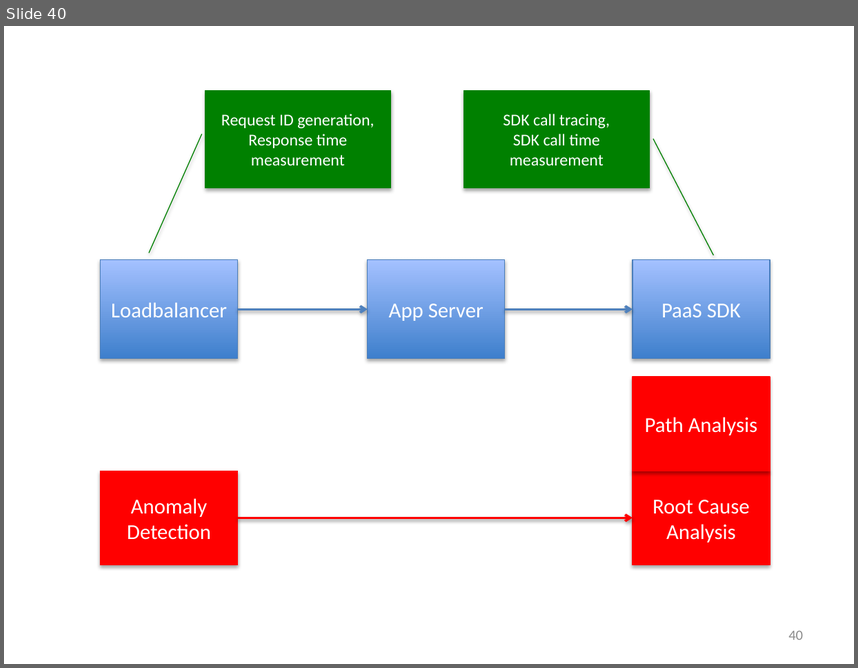
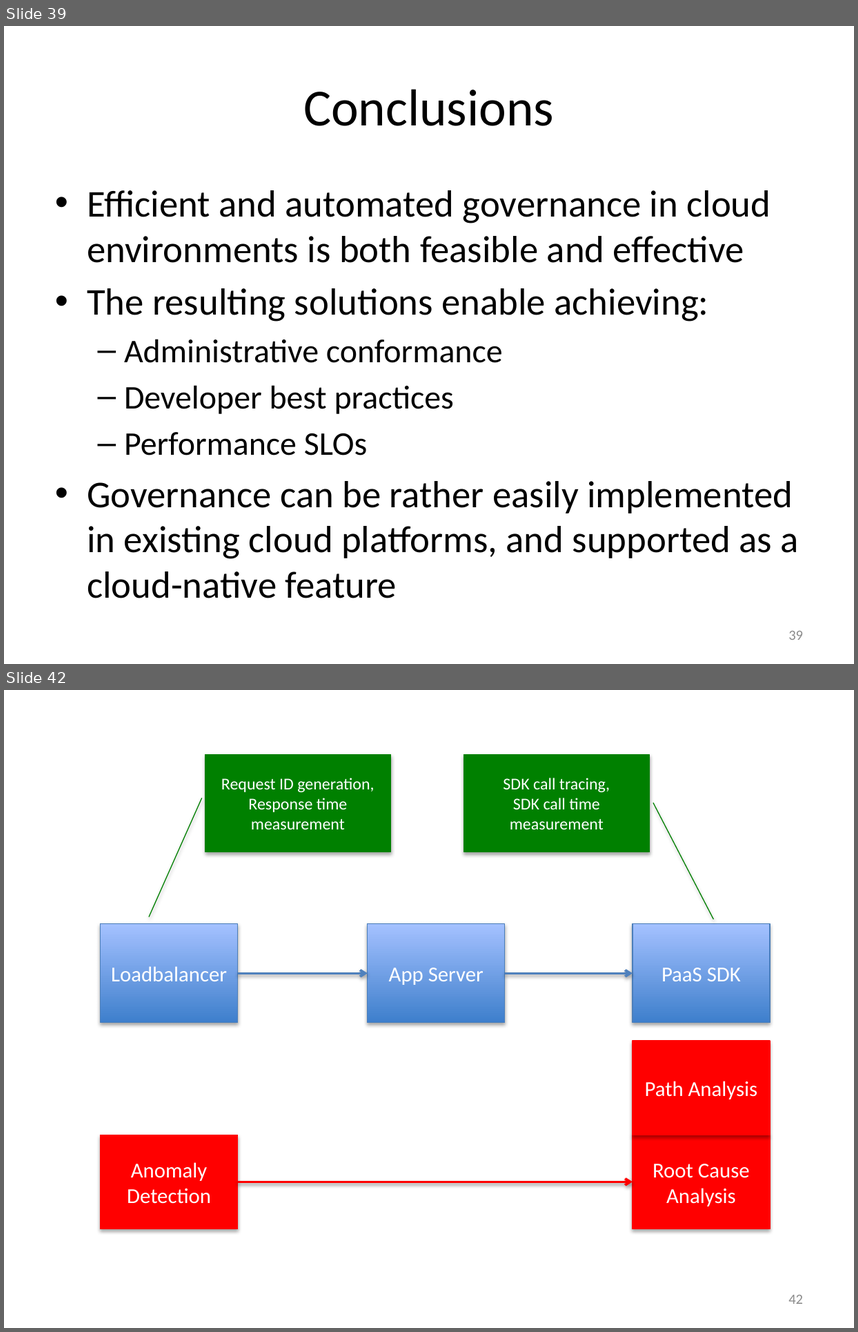
Before and after one commit to Dithn/eager-appscale, a slide deck: Eager/paper/dissertation/dissertation.pptx. Shown one above the other, each under a label of ours: slide 40 before the commit, slides 39 and 42 after it; the slides between them are not shown. The pictures are 858x668 and 858x1332 pixels, drawn with LibreOffice and Linux fonts; fonts in the diff are those of the drawing. Boxes give left, top, right and bottom in pixels: in the first picture for what was removed or moved away, otherwise in the second. Text is boxed around its words. In the diff, an @@ line names an element or a change of style, - is before the commit and + after.

```diff
--- a/Eager/paper/dissertation/dissertation.pptx
+++ b/Eager/paper/dissertation/dissertation.pptx
@@ slide 39 added at bbox=[4, 26, 854, 664], background #FFFFFF @@
@@ title added at bbox=[303, 89, 554, 126], 44 pt, text #000000 @@
+Conclusions
@@ text added at bbox=[87, 190, 799, 598], 32 pt, text #000000 @@
+• Efficient and automated governance in cloud environments is both feasible and effective
+• The resulting solutions enable achieving:
+  – Administrative conformance
+  – Developer best practices
+  – Performance SLOs
+• Governance can be rather easily implemented in existing cloud platforms, and supported as a cloud-native feature
@@ page number added at bbox=[789, 630, 803, 639], 12 pt, text #8C8C8C @@
+39
@@ what was slide 40 is now slide 42 @@
@@ page number at bbox=[789, 1294, 803, 1303]: text changed @@
-40
+42
```
Also in this commit, not shown: 29 slides changed, 2 other slides added.
